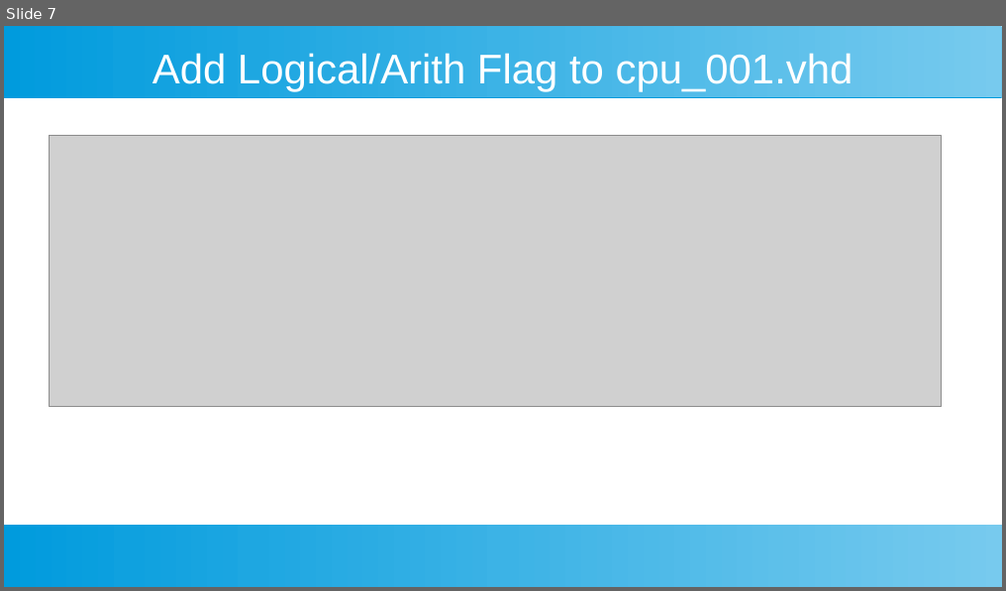
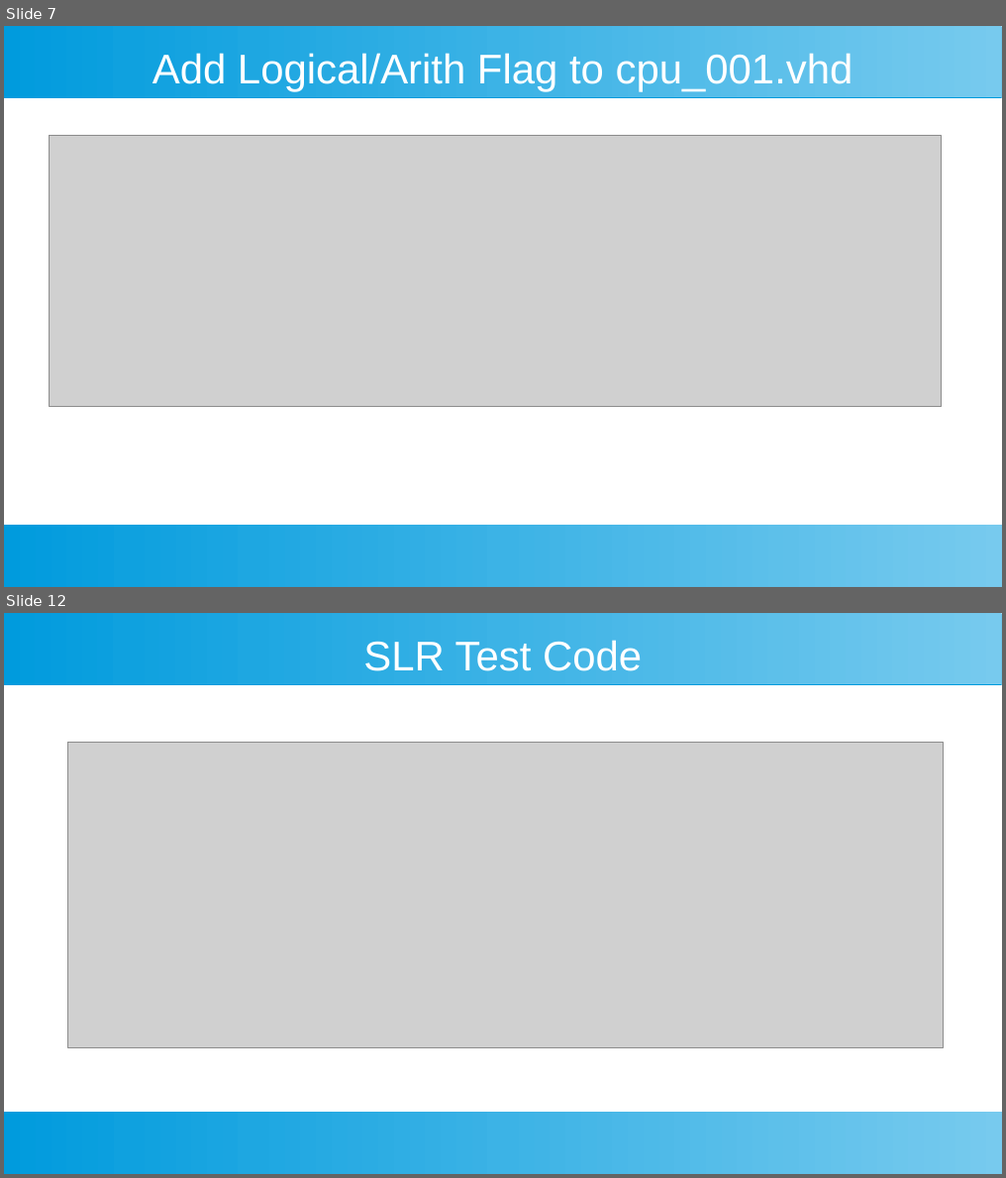
Before and after one commit to douggilliland/Design_A_CPU, a slide deck: Docs/DIY-FPGA-Computer-09_Shifting_Rotating.odp. Shown one above the other, each under a label of ours: slide 7 before the commit, slides 7 and 12 after it; the slides between them are not shown. The pictures are 1006x591 and 1006x1178 pixels, drawn with LibreOffice and Linux fonts; fonts in the diff are those of the drawing; grey boxes stand for pictures. Boxes give left, top, right and bottom in pixels: in the first picture for what was removed or moved away, otherwise in the second. Text is boxed around its words. In the diff, an @@ line names an element or a change of style, - is before the commit and + after.

```diff
--- a/Docs/DIY-FPGA-Computer-09_Shifting_Rotating.odp
+++ b/Docs/DIY-FPGA-Computer-09_Shifting_Rotating.odp
@@ slide 12 added at [4,613,1002,1174], background #FFFFFF; not listed: 2 template elements that a slide beside it also shows @@
@@ title added at [363,640,642,671], 33 pt, text #FFFFFF @@
+SLR Test Code
@@ picture added at [68,743,944,1048] @@
```
Also in this commit, not shown: 5 slides changed, 13 other slides added, 25 other files.
